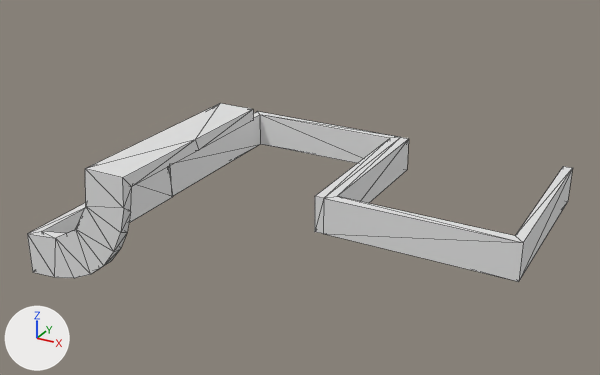
Renders of the OBJ model data/bmc/SET_4W2C/t_435.obj from each side of a commit.
One viewpoint serves both versions: a 50 mm camera at (0.859, -1.684, 1.156) aimed at (-0.066, -0.003, 0.316). The lights are fixed; the arrows at lower left show +X, +Y and +Z. Mesh edges are drawn as thin lines. Where no turn or scale is listed for an object, it has been applied to the vertices.

The first picture shows 't_435'.
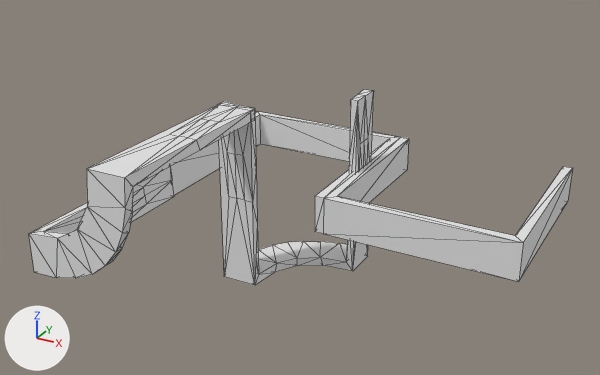
What changed in the scene script:
```text
Change me_t_435:
    used by ob_t_435; location = (0.0, 0.0, 0.0)
    remove me_t_435.from_pydata(...)  # 70 vertices, 138 faces; spans x -0.5..0.5, y -0.5..0.5, z 0.2..0.5
    add me_t_435.from_pydata(...)  # 172 vertices, 334 faces; spans x -0.5..0.5, y -0.5..0.5, z 0.0..0.501
    me_t_435 part 1: a new loose piece of 72 vertices spanning x -0.3..0.0, y -0.014..0.286, z 0.0..0.5
    me_t_435 part 2: a new loose piece of 72 vertices spanning x -0.496..-0.196, y -0.5..0.0, z 0.201..0.501
    me_t_435 part 3
    42 vertices are removed from x -0.5..-0.2, y -0.5..0.0, z 0.2..0.5
    84 faces are deleted
```

Boxes (x1, y1, x2, y2) around the edits, measured in the pictures (600 x 375 px):
't_435', reshaped (9% taller)
    before: (27, 103, 573, 282)
    after: (29, 90, 573, 285)
part 1 of me_t_435, added
    after: (218, 90, 374, 285)
part 2 of me_t_435, added
    after: (29, 103, 255, 278)
part 3 of me_t_435, deleted
    before: (27, 103, 253, 278)
